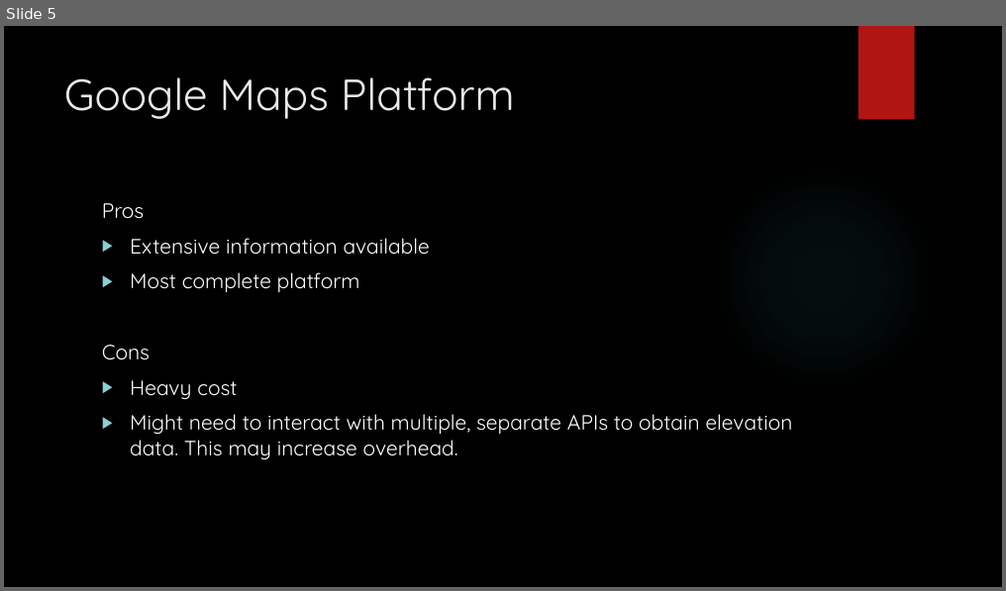
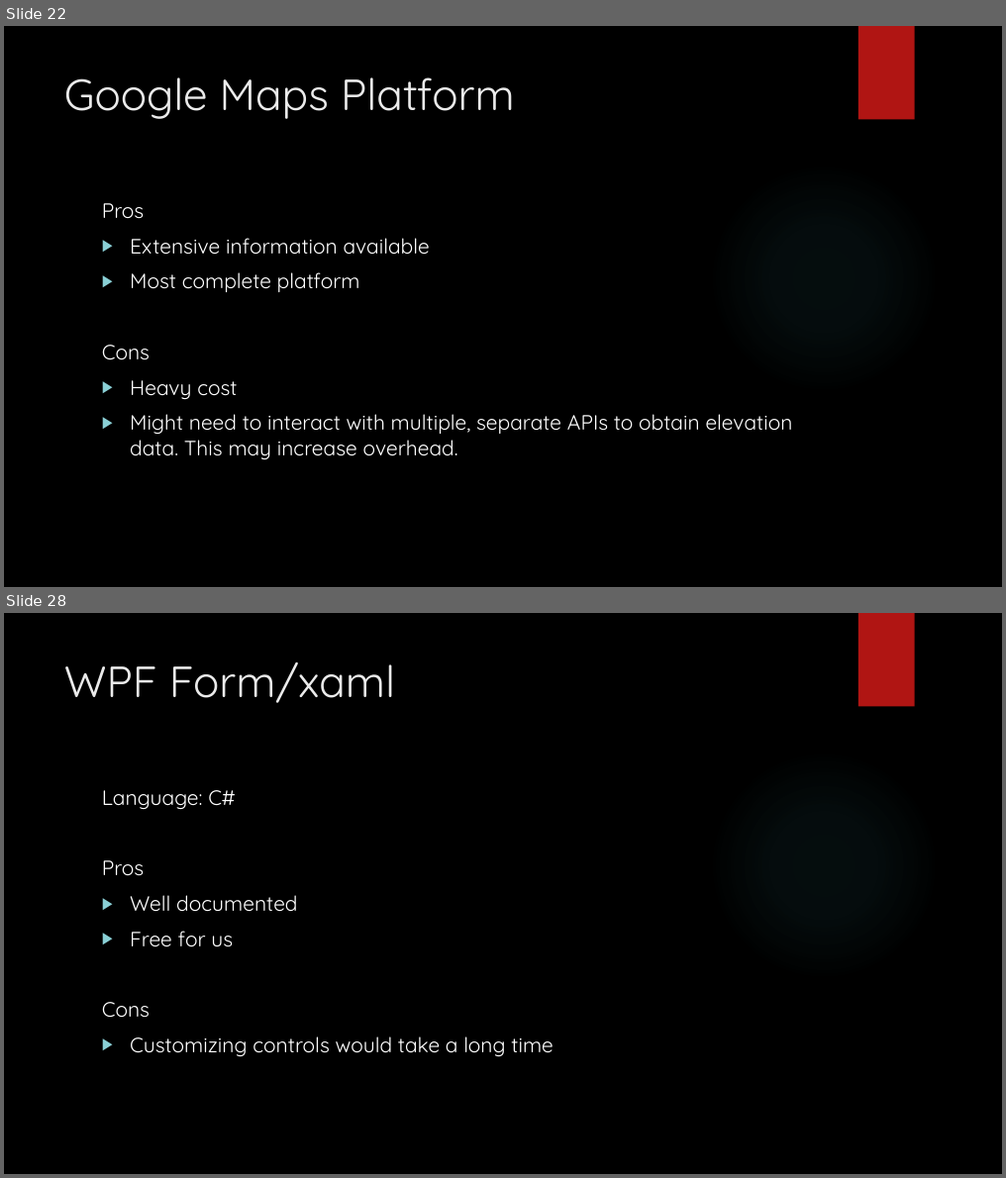
Before and after one commit to junmin-yee/Landmarked, a slide deck: Technology Presentation.pptx. Shown one above the other, each under a label of ours: slide 5 before the commit, slides 22 and 28 after it; the slides between them are not shown. The pictures are 1006x591 and 1006x1178 pixels, drawn with LibreOffice and Linux fonts; fonts in the diff are those of the drawing; background and template pictures are left out. Boxes give left, top, right and bottom in pixels: in the first picture for what was removed or moved away, otherwise in the second. Text is boxed around its words. In the diff, an @@ line names an element or a change of style, - is before the commit and + after.

```diff
--- a/Technology Presentation.pptx
+++ b/Technology Presentation.pptx
@@ slide 28 added at [4,613,1002,1174], background picture (left out); not listed: 2 template elements that a slide beside it also shows @@
@@ title added at [64,663,395,703], 42 pt, text #EBEBEB @@
+WPF Form/xaml
@@ text added at [102,790,552,1058], 20 pt, text #FFFFFF @@
+Language: C#
+Pros
+▶ Well documented
+▶ Free for us
+Cons
+▶ Customizing controls would take a long time
@@ what was slide 5 is now slide 22 @@
```
Also in this commit, not shown: 5 slides changed, 8 other slides added, 18 slides removed.
